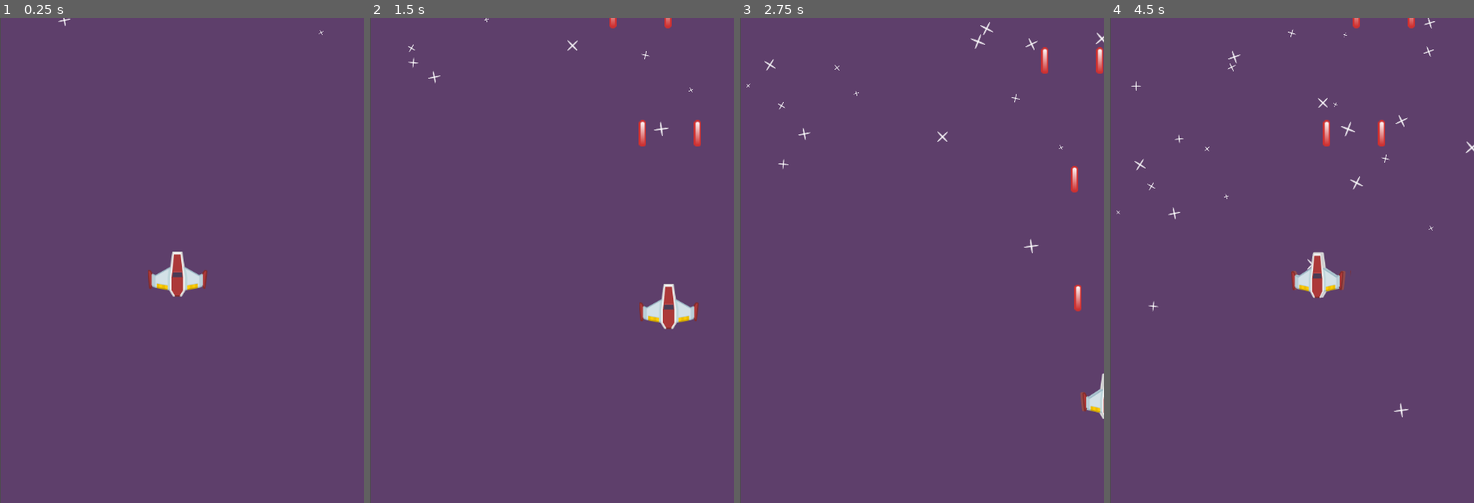
Above: before the commit, frames 1-4 (left to right).
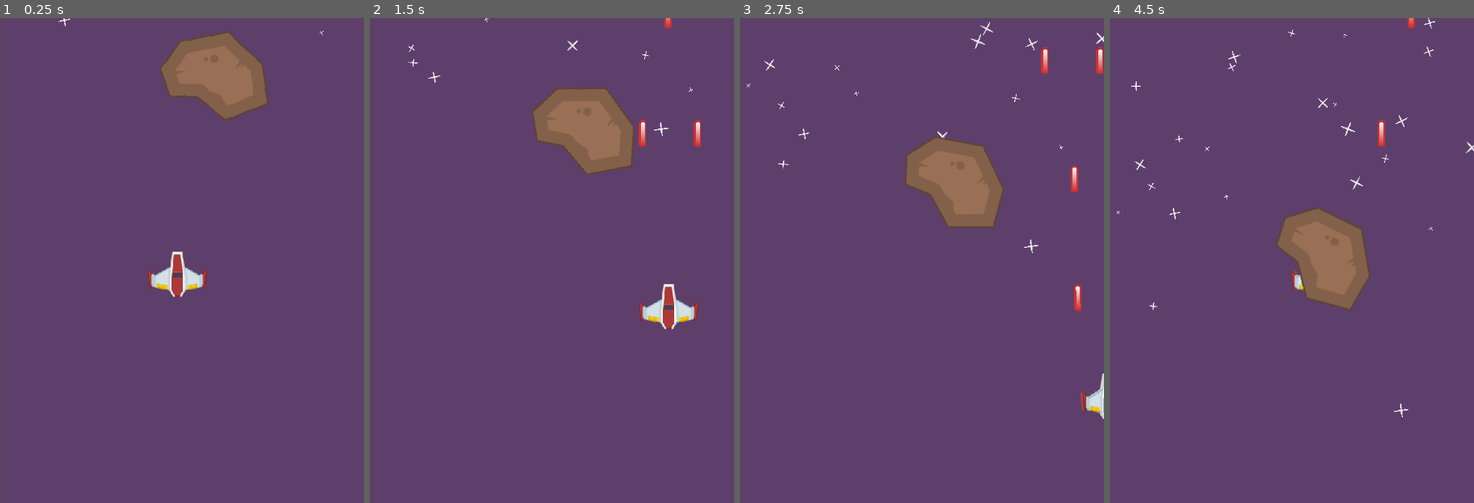
Above: after the commit, the same moments.

Repository: ivaylo-traykov/Yet-Another-Space-Shooter-course-
Game: Godot game, scene res://MainScenes/game.tscn
Two runs of this game, one before a commit and one after it. Both use one fixed random seed, a clock stepped at 60 frames per second and the inputs below.
Inputs:
- Up to frame 1 (0.25 s): no input
- Up to frame 2 (1.5 s): hold D (move_right) 0.53-1.28 s; hold Space (shoot) 0.53-1.28 s; hold S (move_down) from 1.28 s (still down); tap Space (shoot) at 1.35 s
- Up to frame 3 (2.75 s): release S (move_down) at 2.03 s; hold D (move_right) from 2.03 s (still down); hold Space (shoot) from 2.03 s (still down)
- Up to frame 4 (4.5 s): release D (move_right) at 2.78 s; release Space (shoot) at 2.78 s; hold W (move_up) 2.78-3.53 s; tap Space (shoot) at 2.85, 4.35 s; hold Space (shoot) 3.53-4.28 s; hold A (move_left) from 3.53 s (still down)

The runs differ from the first frame. In frame 1, 3.8% of the frame differs, in the area x 16-89%, y 0-58%; in frame 2, 3.9%; in frame 3, 3.9%; in frame 4, 4.1%, in the area x 1-100%, y 0-83%.

Commit message:
Add meteor object with movement and health

Diff:
--- a/Bullets/Bullet.gd
+++ b/Bullets/Bullet.gd
@@ -5,6 +5,10 @@
 func _physics_process(delta):
 	position.y -= speed * delta
 
-
 func _on_visible_on_screen_notifier_2d_screen_exited():
 	queue_free()
+
+func _on_area_entered(area):
+	if area.is_in_group("damageable"):
+		area.take_damage(1)
+		queue_free()
--- a/Bullets/Bullet.tscn
+++ b/Bullets/Bullet.tscn
@@ -21,4 +21,5 @@
 position = Vector2(1.19209e-07, 0.500001)
 scale = Vector2(0.7, 1.95)
 
+[connection signal="area_entered" from="." to="." method="_on_area_entered"]
 [connection signal="screen_exited" from="VisibleOnScreenNotifier2D" to="." method="_on_visible_on_screen_notifier_2d_screen_exited"]
--- a/MainScenes/game.tscn
+++ b/MainScenes/game.tscn
@@ -1,8 +1,9 @@
-[gd_scene load_steps=4 format=3 uid="uid://bxh6qbaigjisb"]
+[gd_scene load_steps=5 format=3 uid="uid://bxh6qbaigjisb"]
 
 [ext_resource type="PackedScene" uid="uid://wv5ckum87ipp" path="res://Player/Player.tscn" id="1_gnlfi"]
 [ext_resource type="Texture2D" uid="uid://cakrynf65l1un" path="res://Assets/backgroundColor.png" id="1_xetkt"]
 [ext_resource type="Texture2D" uid="uid://b337hf52nv4yk" path="res://Assets/starBig.png" id="2_oa3dt"]
+[ext_resource type="PackedScene" uid="uid://dpgv4cfwix2fe" path="res://Meteor/Meteor.tscn" id="3_gqn7b"]
 
 [node name="Game" type="Node2D"]
 position = Vector2(1, 0)
@@ -29,3 +30,6 @@
 
 [node name="Player" parent="." instance=ExtResource("1_gnlfi")]
 position = Vector2(219, 318)
+
+[node name="Meteor" parent="." instance=ExtResource("3_gqn7b")]
+position = Vector2(264, 59)
--- /dev/null
+++ b/Meteor/Meteor.gd
@@ -0,0 +1,26 @@
+extends Area2D
+
+@export var min_speed: float = 10
+@export var max_speed: float = 20
+@export var min_rotation_rate: float = -20
+@export var max_rotation_rate: float = 20
+@export var life: int = 20
+
+var speed = 0
+var rotation_rate = 0
+
+func _ready():
+	speed = randf_range(min_speed, max_speed)
+	rotation_rate = randf_range(min_rotation_rate, max_rotation_rate)
+
+func _physics_process(delta):
+	rotation_degrees += rotation_rate * delta
+	position.y += speed * delta
+
+func take_damage(amount):
+	life -= amount
+	if life <= 0:
+		queue_free()
+
+func _on_visible_on_screen_enabler_2d_screen_exited():
+	queue_free()
--- /dev/null
+++ b/Meteor/Meteor.tscn
@@ -0,0 +1,21 @@
+[gd_scene load_steps=3 format=3 uid="uid://dpgv4cfwix2fe"]
+
+[ext_resource type="Texture2D" uid="uid://16phjw3si5vh" path="res://Assets/meteorBig.png" id="1_7a816"]
+[ext_resource type="Script" path="res://Meteor/Meteor.gd" id="1_tccqg"]
+
+[node name="Meteor" type="Area2D" groups=["damageable"]]
+script = ExtResource("1_tccqg")
+min_speed = 50.0
+max_speed = 80.0
+
+[node name="Sprite2D" type="Sprite2D" parent="."]
+texture = ExtResource("1_7a816")
+
+[node name="CollisionPolygon2D" type="CollisionPolygon2D" parent="."]
+polygon = PackedVector2Array(-44, -41, 15, -55, 59, -16, 67, 32, 16, 55, -20, 27, -53, 27, -67, -6)
+
+[node name="VisibleOnScreenEnabler2D" type="VisibleOnScreenEnabler2D" parent="."]
+position = Vector2(1.50001, -1.5)
+scale = Vector2(7.05, 5.95)
+
+[connection signal="screen_exited" from="VisibleOnScreenEnabler2D" to="." method="_on_visible_on_screen_enabler_2d_screen_exited"]
--- a/project.godot
+++ b/project.godot
@@ -51,4 +51,5 @@
 
 [rendering]
 
+textures/canvas_textures/default_texture_filter=0
 renderer/rendering_method="mobile"
